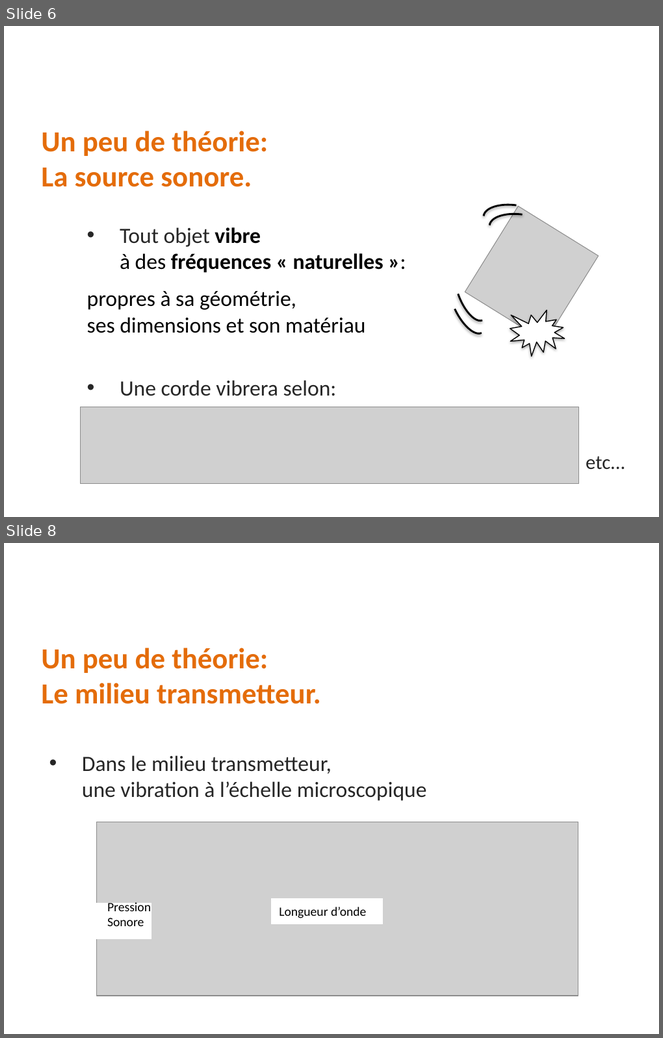
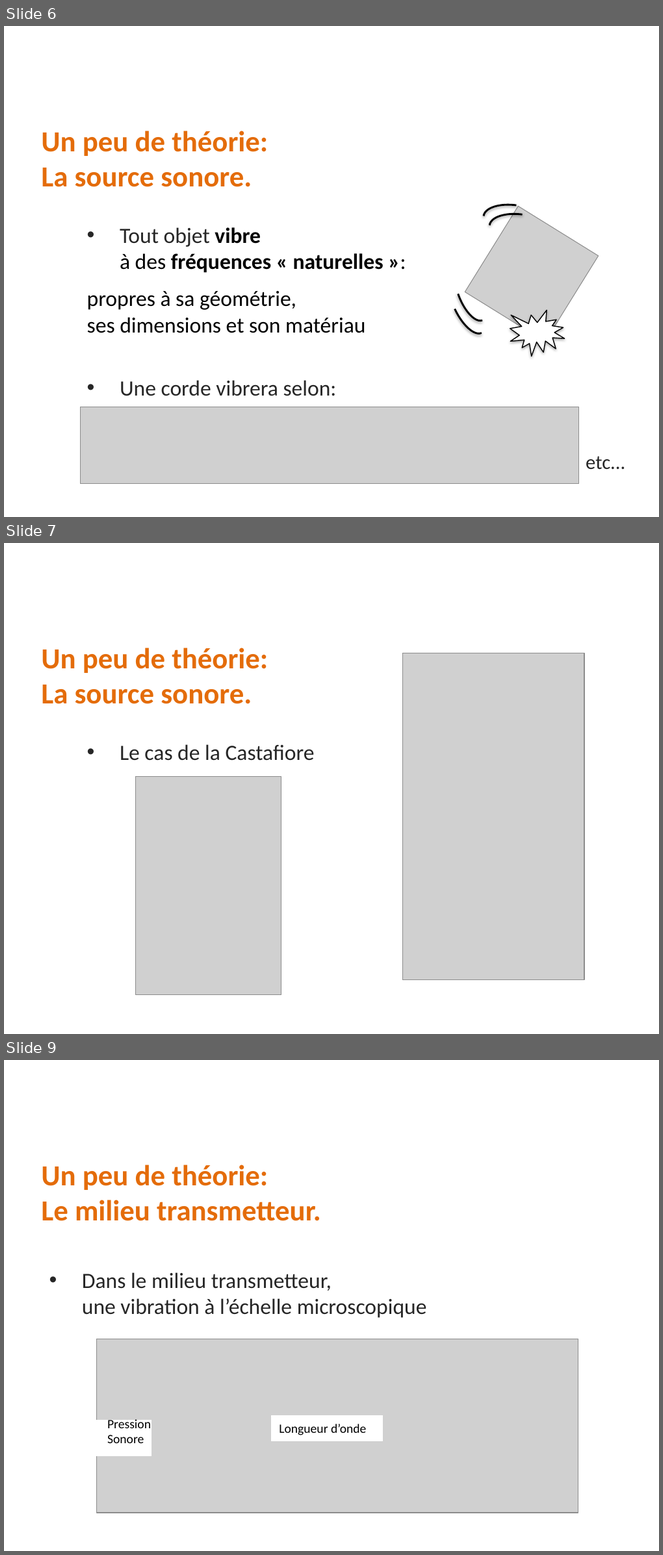
Before and after one commit to svn2github/javascool, a slide deck: javascool_V3/trunk/org.javascool/sketchbook/ExplorationSonore/CoursSon.pptx. Shown one above the other, each under a label of ours: slides 6 and 8 before the commit, slides 6, 7 and 9 after it; the slides between them are not shown. The pictures are 663x1038 and 663x1555 pixels, drawn with LibreOffice and Linux fonts; fonts in the diff are those of the drawing; grey boxes stand for pictures. Boxes give left, top, right and bottom in pixels: in the first picture for what was removed or moved away, otherwise in the second. Text is boxed around its words. In the diff, an @@ line names an element or a change of style, - is before the commit and + after.

```diff
--- a/javascool_V3/trunk/org.javascool/sketchbook/ExplorationSonore/CoursSon.pptx
+++ b/javascool_V3/trunk/org.javascool/sketchbook/ExplorationSonore/CoursSon.pptx
@@ slide 7 added at (4, 543, 659, 1034), background #FFFFFF @@
@@ text added at (41, 648, 268, 704), 32 pt, text #E46C0A, bold @@
+Un peu de théorie:
+La source sonore.
@@ picture added at (402, 653, 584, 980) @@
@@ text added at (120, 745, 315, 761), 24 pt, text #262626 @@
+• Le cas de la Castafiore
@@ picture added at (136, 777, 281, 995) @@
@@ what was slide 8 is now slide 9 @@
```
Also in this commit, not shown: 1 other file.
